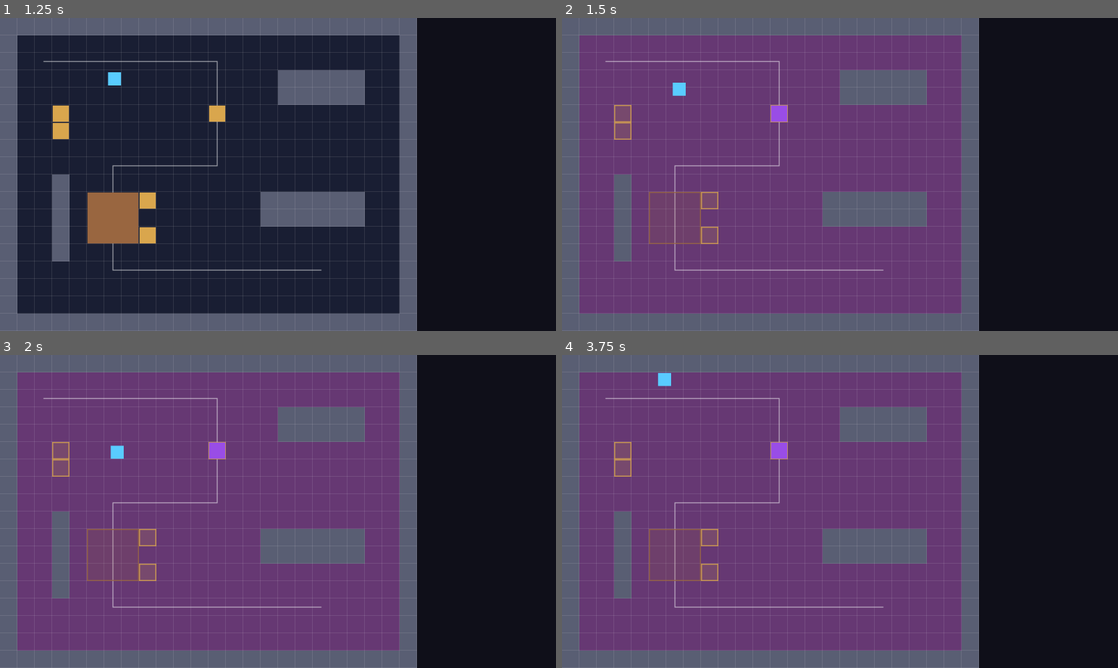
Above: before the commit, frames 1-4 (two rows, left to right).
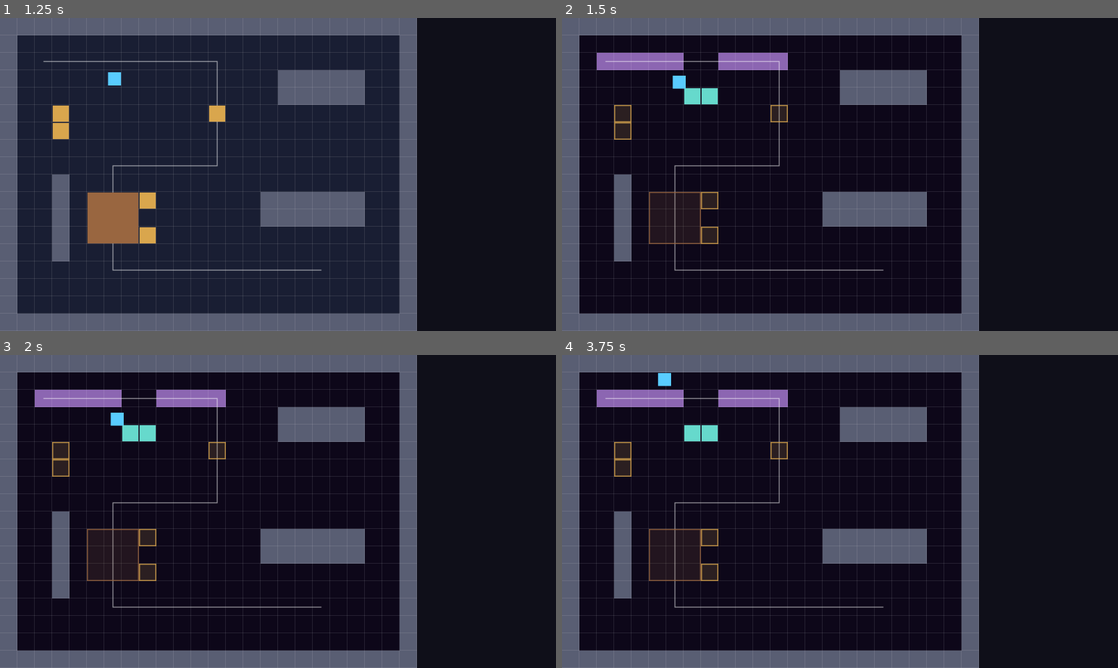
Above: after the commit, the same moments.

Repository: ConanY123/Game-Jam-Drift-MICK
Game: Godot game, scene res://scenes/levels/level-1.tscn
Same seed, same stepped clock (60 frames per second), same inputs: the game is played once before the commit and once after it. The project has no main scene, so this scene is started directly.
Inputs:
- Up to frame 1 (1.25 s): tap Enter at 0.5 s; hold D (move_right) from 0.53 s (still down); hold Z (interact) from 0.53 s (still down); tap Space at 0.77 s
- Up to frame 2 (1.5 s): release D (move_right) at 1.28 s; release Z (interact) at 1.28 s; hold S (move_down) from 1.28 s (still down); tap C (switch_realm) at 1.35 s
- Up to frame 3 (2 s): keep holding S (move_down); tap Space at 1.52 s
- Up to frame 4 (3.75 s): release S (move_down) at 2.03 s; hold D (move_right) 2.03-2.78 s; tap R at 2.1 s; hold W (move_up) 2.78-3.53 s; tap Z (interact) at 2.85 s; tap Space at 3.02 s; hold A (move_left) from 3.53 s (still down); hold C (switch_realm) from 3.53 s (still down)

Frame 1 is identical in both runs. In frame 2, 56% of the frame differs, in the area x 3-72%, y 5-95%; in frame 3, 56%; in frame 4, 56%.

Commit message:
some changes to dreams

Diff:
--- a/scripts/core/level_base.gd
+++ b/scripts/core/level_base.gd
@@ -21,6 +21,20 @@
 }
 var wall_rects: Array[Rect2i] = []
 var debug_path: Array[Vector2i] = []  # placeholder until the roommate exists
+
+var dream_floor := {}  # Vector2i -> true
+
+func add_dream_floor(rect: Rect2i) -> void:
+	for x in range(rect.position.x, rect.end.x):
+		for y in range(rect.position.y, rect.end.y):
+			dream_floor[Vector2i(x, y)] = true
+
+# Can the roommate stand here in the dream?
+func is_dream_floor(cell: Vector2i) -> bool:
+	if dream_floor.has(cell):
+		return true
+	var b = solids[Realm.DREAM].get(cell)
+	return b is Pushable and b.is_floor
 
 func _ready() -> void:
 	build()
@@ -76,7 +90,7 @@
 			solids[Realm.PHYSICAL][Vector2i(x, y)] = self
 			solids[Realm.DREAM][Vector2i(x, y)] = self
 
-func add_pushable(cell: Vector2i, size := Vector2i(1, 1), weight := 1.0, color := Color(0.85, 0.65, 0.3), holdable = true, in_realm: int = Realm.PHYSICAL) -> Pushable:
+func add_pushable(cell: Vector2i, size := Vector2i(1, 1), weight := 1.0, color := Color(0.85, 0.65, 0.3), in_realm: int = Realm.PHYSICAL, holdable := false) -> Pushable:
 	var p := Pushable.new()
 	p.size = size
 	p.weight = weight
@@ -99,8 +113,13 @@
 func _draw() -> void:
 	var field := Vector2(Grid.FIELD_COLS, Grid.FIELD_ROWS) * Grid.CELL
 
-	var bg := Color(0.1, 0.12, 0.2) if realm == Realm.PHYSICAL else Color(0.4, 0.22, 0.45)
+	var bg := Color(0.1, 0.12, 0.2)
+	if realm == Realm.DREAM:
+		bg = Color(0.05, 0.03, 0.1)  # void
 	draw_rect(Rect2(Vector2.ZERO, field), bg)
+	if realm == Realm.DREAM:
+		for c in dream_floor:
+			draw_rect(Rect2(Grid.cell_to_pos(c), Vector2(Grid.CELL, Grid.CELL)), Color(0.55, 0.4, 0.7))
 
 	draw_rect(Rect2(Vector2(field.x, 0), Vector2(Grid.STRIP_COLS * Grid.CELL, field.y)), Color(0.06, 0.06, 0.1))
 	for r in wall_rects:
--- a/scripts/levels/level-1.gd
+++ b/scripts/levels/level-1.gd
@@ -21,12 +21,12 @@
 		Vector2i(6, 8), Vector2i(6, 14), Vector2i(18, 14),
 	]
 
-	# Beat 1: a chair on the path, push it aside
-	add_pushable(Vector2i(12, 5))
+	# Beat 1: a chair on the path, push it aside (holdable)
+	add_pushable(Vector2i(12, 5), Vector2i(1, 1), 1.0, Color(0.85, 0.65, 0.3), LevelBase.Realm.PHYSICAL, true)
 
 	# Beat 2: the big table on the path. Two chairs block its right side,
 	# so move them up and down first, then push the table right 3 cells.
-	add_pushable(Vector2i(5, 10), Vector2i(3, 3), 3.0, Color(0.6, 0.4, 0.25), false)
+	add_pushable(Vector2i(5, 10), Vector2i(3, 3), 3.0, Color(0.6, 0.4, 0.25), LevelBase.Realm.PHYSICAL, false)
 	add_pushable(Vector2i(8, 10))
 	add_pushable(Vector2i(8, 12))
 
@@ -34,7 +34,13 @@
 	add_pushable(Vector2i(3, 5))
 	add_pushable(Vector2i(3, 6))
 
+	# Dream: platform along row 2 with a gap at x = 7 and 8
+	add_dream_floor(Rect2i(2, 2, 5, 1))
+	add_dream_floor(Rect2i(9, 2, 4, 1))
+
+	# Bridge pieces: push them up into the gap
+	for x in [7, 8]:
+		var bridge := add_pushable(Vector2i(x, 4), Vector2i(1, 1), 1.0, Color(0.4, 0.85, 0.8), LevelBase.Realm.DREAM, true)
+		bridge.is_floor = true
+
 	add_player(Vector2i(4, 3))
-
-	#test dream realm
-	add_pushable(Vector2i(12, 5), Vector2i(1, 1), 1.0, Color(0.6, 0.3, 0.9), true, LevelBase.Realm.DREAM)
--- a/scripts/objects/pushable.gd
+++ b/scripts/objects/pushable.gd
@@ -7,6 +7,7 @@
 @export var weight := 1.0  # scales hold time (and stamina cost later)
 @export var color := Color(0.85, 0.65, 0.3)
 @export var holdable := true  # if true, player can hold instead of spamming
+@export var is_floor := false  # a dream piece that counts as ground for the roommate
 @export_enum("Physical", "Dream") var realm := 0
 
 var cell := Vector2i.ZERO  # top-left cell
--- a/scripts/player/player.gd
+++ b/scripts/player/player.gd
@@ -48,15 +48,26 @@
 	return blocker
 
 func _blocker_at(center: Vector2) -> Node:
+	# Current realm's objects first, then physical ones (they stay solid in the dream)
+	var b: Node = _blocker_in(center, level.realm)
+	if b == null and level.realm == LevelBase.Realm.DREAM:
+		b = _blocker_in(center, LevelBase.Realm.PHYSICAL)
+	return b
+
+func _blocker_in(center: Vector2, in_realm: int) -> Node:
 	var half := Vector2(SIZE, SIZE) / 2.0
 	var min_cell := Grid.pos_to_cell(center - half)
 	var max_cell := Grid.pos_to_cell(center + half - Vector2(0.01, 0.01))
 	for x in range(min_cell.x, max_cell.x + 1):
 		for y in range(min_cell.y, max_cell.y + 1):
-			var b := level.blocker_at(Vector2i(x, y))
+			var b := level.blocker_at(Vector2i(x, y), in_realm)
 			if b != null:
 				return b
 	return null
+
+# True if the player would be standing inside something solid in that realm.
+func is_overlapping(in_realm: int) -> bool:
+	return _blocker_in(position, in_realm) != null
 
 func _update_push(target: Pushable, dir: Vector2i, delta: float) -> void:
 	# Physical objects stay solid in the dream but can't be touched there
